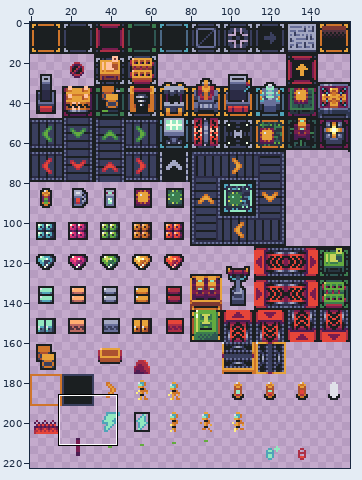
A sprite sheet gets an edit: Shared/export/s4m_ur4i_factory-o-pixelart_tileset.png. The first picture is a wide view before the edit; the outline marks the close-up.
Close-up. Old version:
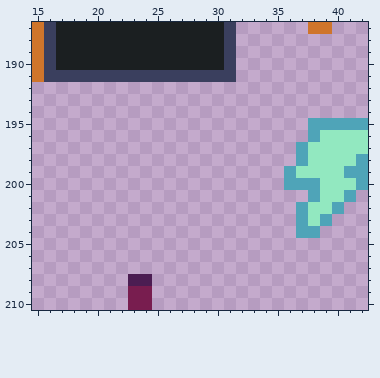
The file is 160x224 pixels. Shown: x 15..42, y 187..210. The wide view leaves out empty margins.
After:
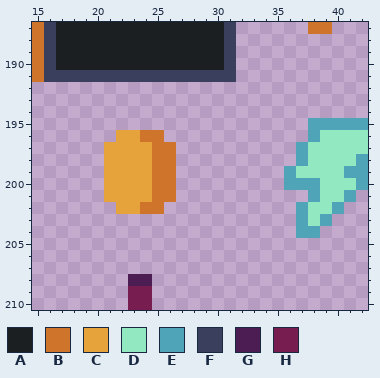
Palette (. is transparent): A #1b1f21  B #cf752b  C #e7a33b  D #92e8c0  E #4fa4b8  F #3a3f5e  G #4b1d52  H #781d4f
The edit:
{"y":196,"x":22,"old":"....","new":"CCBB"}
{"y":197,"x":21,"old":"......","new":"CCCCBB"}
{"y":198,"x":21,"old":"......","new":"CCCCBB"}
{"y":199,"x":21,"old":"......","new":"CCCCBB"}
{"y":200,"x":21,"old":"......","new":"CCCCBB"}
{"y":201,"x":21,"old":"......","new":"CCCCBB"}
{"y":202,"x":22,"old":"....","new":"CCBB"}
